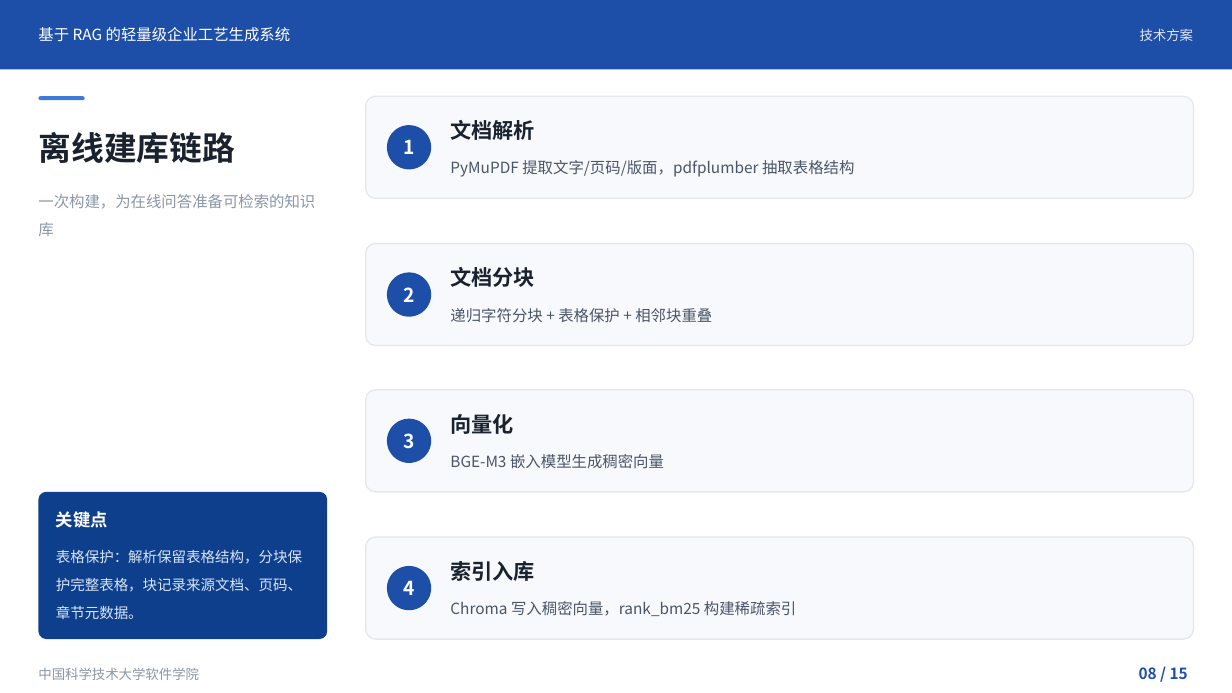
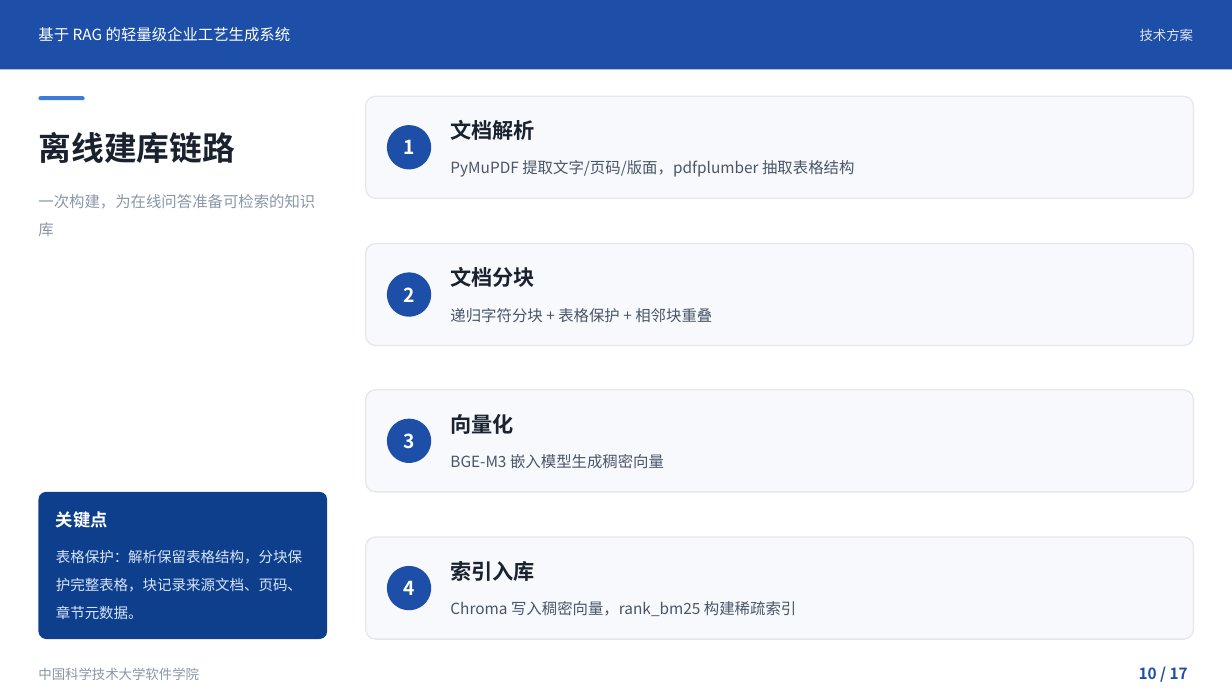
Before and after one commit to jiayun-xiong/craft-rag, a slide deck: slide 10 of 学校要求与提交材料/开题答辩.pptx (slide 8 before the commit). Drawn at 1232x693 pixels with LibreOffice and Linux fonts; fonts in the diff are those of the drawing. Boxes give left, top, right and bottom in pixels: in the first picture for what was removed or moved away, otherwise in the second. Text is boxed around its words. In the diff, an @@ line names an element or a change of style, - is before the commit and + after.

```diff
--- a/学校要求与提交材料/开题答辩.pptx
+++ b/学校要求与提交材料/开题答辩.pptx
@@ text at (1139, 667, 1188, 679): text changed @@
-08 / 15
+10 / 17
```
Also in this commit, not shown: 7 other slides changed, 2 slides added.
